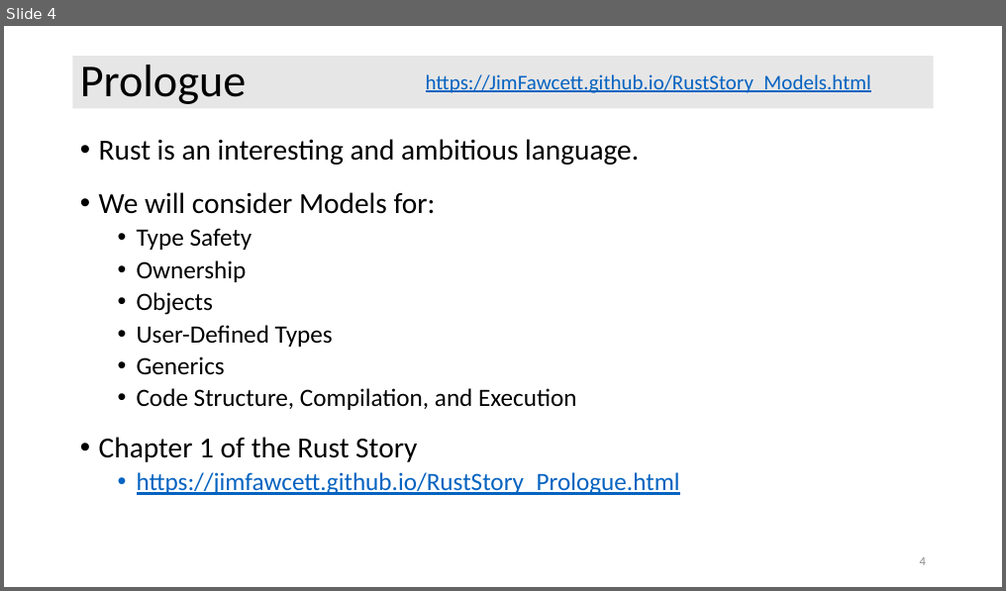
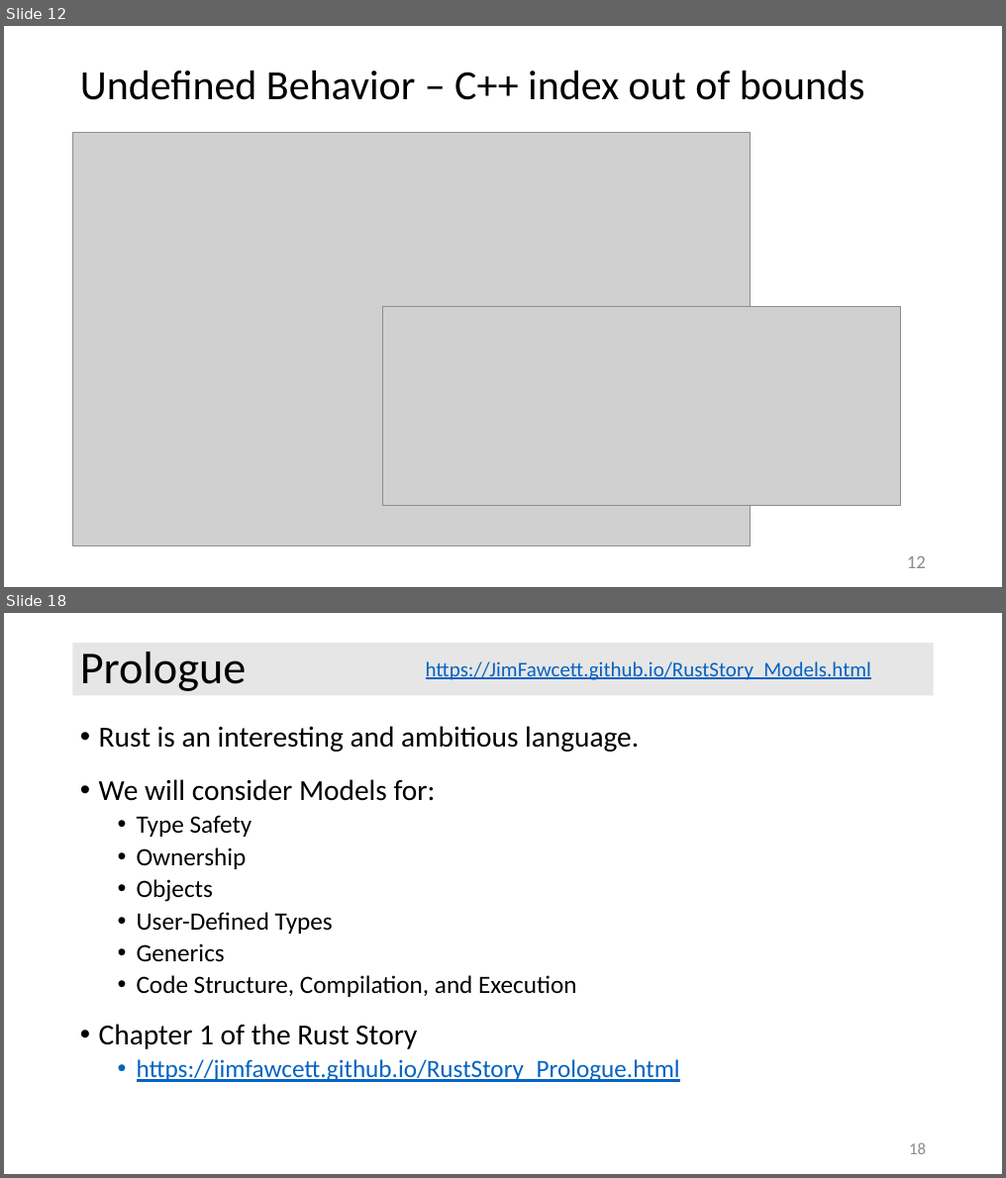
Before and after one commit to JimFawcett/JimFawcett.github.io, a slide deck: Resources/RustModels.pptx. Shown one above the other, each under a label of ours: slide 4 before the commit, slides 12 and 18 after it; the slides between them are not shown. The pictures are 1006x591 and 1006x1178 pixels, drawn with LibreOffice and Linux fonts; fonts in the diff are those of the drawing; grey boxes stand for pictures. Boxes give left, top, right and bottom in pixels: in the first picture for what was removed or moved away, otherwise in the second. Text is boxed around its words. In the diff, an @@ line names an element or a change of style, - is before the commit and + after.

```diff
--- a/Resources/RustModels.pptx
+++ b/Resources/RustModels.pptx
@@ slide 12 added at box(4, 26, 1002, 587), background #FFFFFF @@
@@ title added at box(80, 71, 865, 100), 40 pt, text #000000 @@
+Undefined Behavior – C++ index out of bounds
@@ picture added at box(73, 132, 750, 547) @@
@@ picture added at box(383, 307, 900, 506) @@
@@ page number added at box(907, 557, 926, 569), 18 pt, text #8C8C8C @@
+12
@@ what was slide 4 is now slide 18 @@
@@ page number at box(909, 1143, 926, 1155): text changed; size 12 to 16 pt @@
-4
+18
```
Also in this commit, not shown: 4 slides changed, 14 other slides added, 2 other files.
